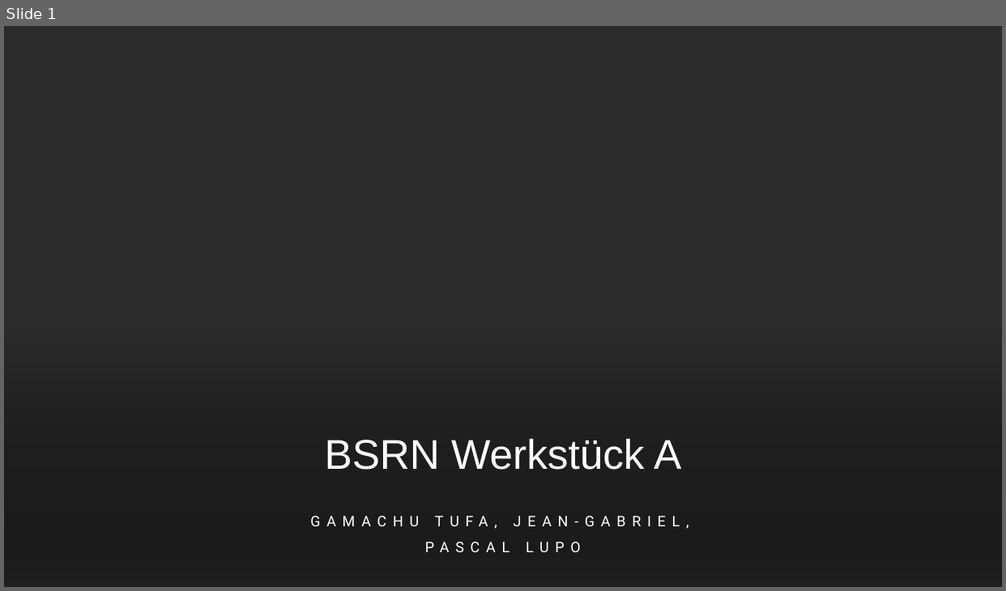
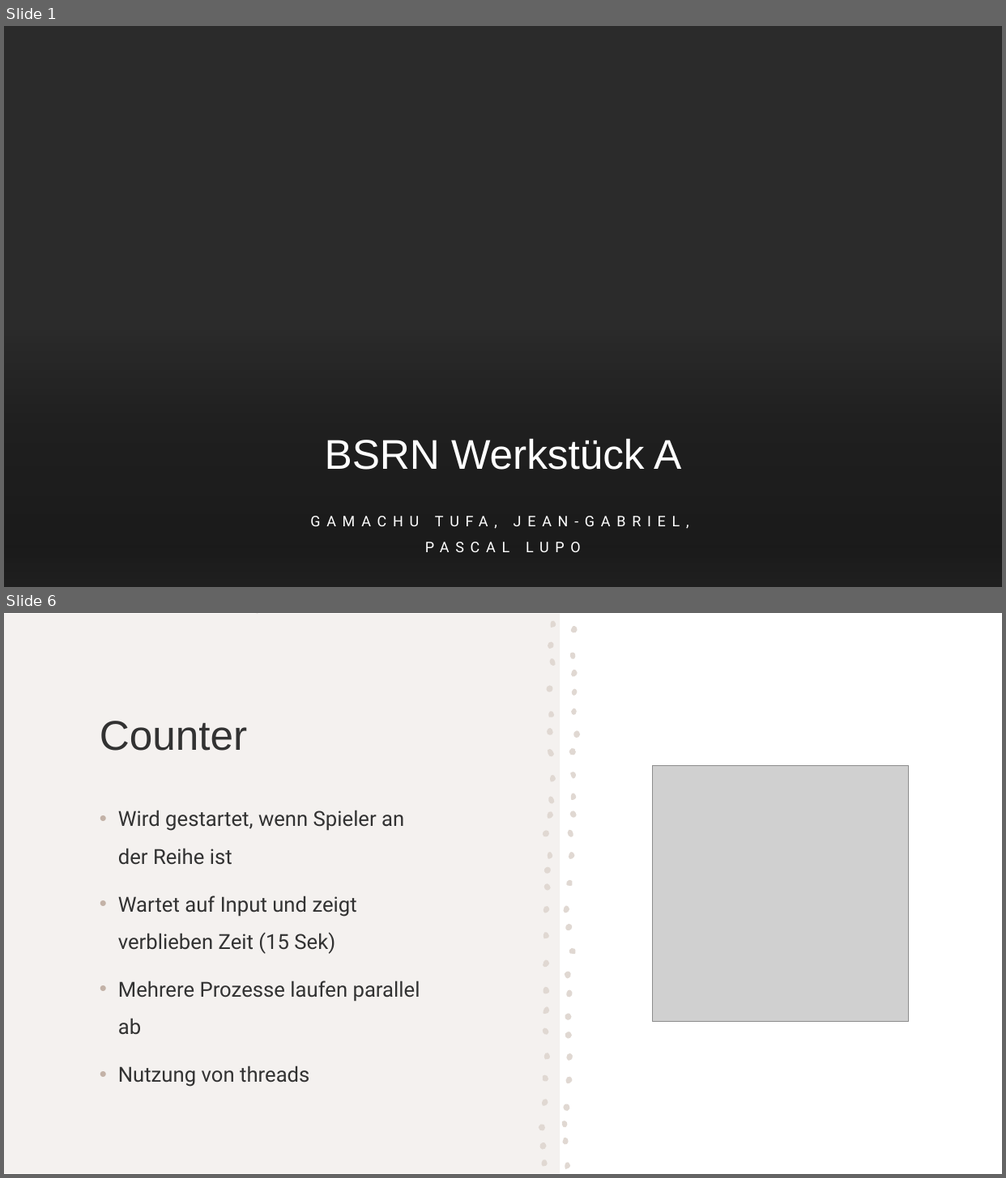
Before and after one commit to gamma795/BSRN_Projekt, a slide deck: BSRN Werkstück A.pptx. Shown one above the other, each under a label of ours: slide 1 before the commit, slides 1 and 6 after it; the slides between them are not shown. The pictures are 1006x591 and 1006x1178 pixels, drawn with LibreOffice and Linux fonts; fonts in the diff are those of the drawing; grey boxes stand for pictures; background and template pictures are left out; a plain dark background stands for a picture behind light text. Boxes give left, top, right and bottom in pixels: in the first picture for what was removed or moved away, otherwise in the second. Text is boxed around its words. In the diff, an @@ line names an element or a change of style, - is before the commit and + after.

```diff
--- a/BSRN Werkstück A.pptx
+++ b/BSRN Werkstück A.pptx
@@ slide 6 added at <box>4,613,1002,1174</box>, background #FFFFFF; not listed: 1 template element that a slide beside it also shows @@
@@ rectangle added at <box>4,613,1002,1174</box>, fill #FFFFFF @@
@@ rectangle added at <box>4,614,560,1174</box>, fill #F4F1EF @@
@@ freeform shape added at <box>253,613,261,623</box>, fill #E0D8D2 @@
@@ title added at <box>100,721,247,751</box>, 40 pt, text #323232 @@
+Counter
@@ picture added at <box>653,766,909,1022</box> @@
@@ text added at <box>118,810,420,1087</box>, 20 pt, text #323232 @@
+• Wird gestartet, wenn Spieler an der Reihe ist
+• Wartet auf Input und zeigt verblieben Zeit (15 Sek)
+• Mehrere Prozesse laufen parallel ab
+• Nutzung von threads
@@ group added at <box>535,618,580,1169</box>: 59 freeform shapes @@
```
Also in this commit, not shown: 7 other slides added, 2 slides removed.
